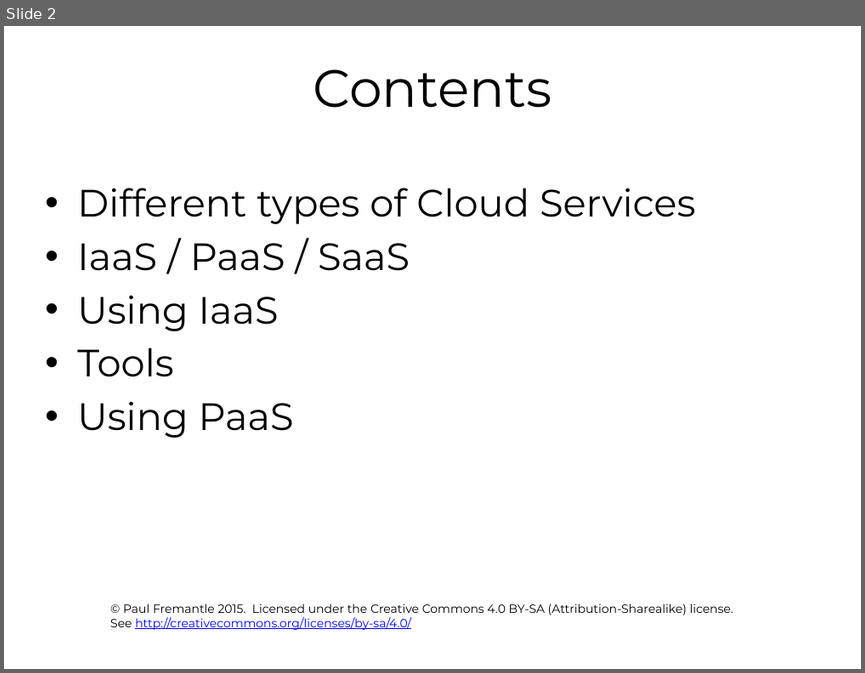
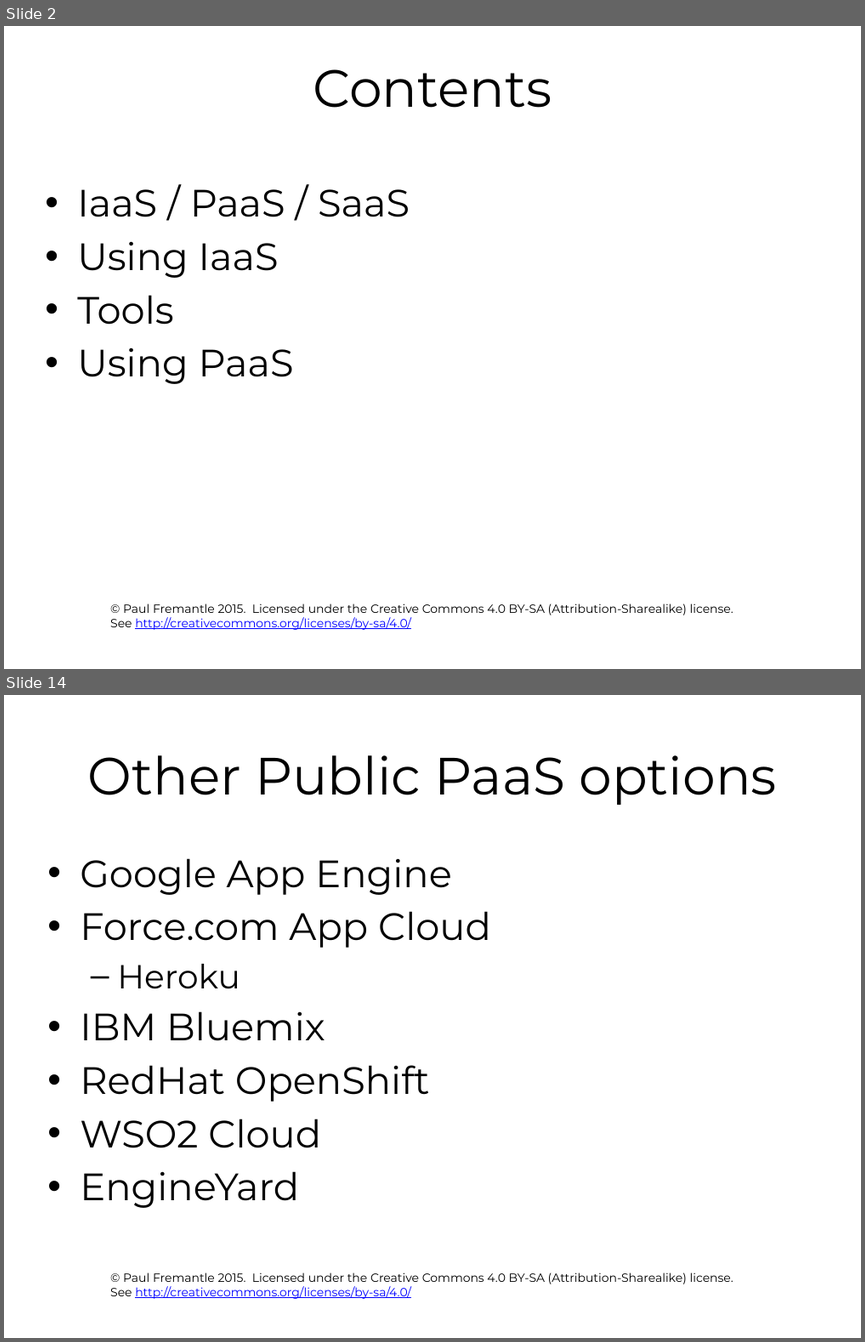
Before and after one commit to pzfreo/ox-clo, a slide deck: pres-source/02-using-cloud-services.pptx. Shown one above the other, each under a label of ours: slide 2 before the commit, slides 2 and 14 after it; the slides between them are not shown. The pictures are 865x673 and 865x1342 pixels, drawn with LibreOffice and Linux fonts; fonts in the diff are those of the drawing; background and template pictures are left out. Boxes give left, top, right and bottom in pixels: in the first picture for what was removed or moved away, otherwise in the second. Text is boxed around its words. In the diff, an @@ line names an element or a change of style, - is before the commit and + after.

```diff
--- a/pres-source/02-using-cloud-services.pptx
+++ b/pres-source/02-using-cloud-services.pptx
@@ slide 14 added at bbox=[4, 695, 861, 1338], background #FFFFFF; not listed: 1 template element that a slide beside it also shows @@
@@ title added at bbox=[87, 755, 777, 805], 44 pt, text #000000 @@
+Other Public PaaS options
@@ text added at bbox=[80, 858, 491, 1208], 32 pt, text #000000 @@
+• Google App Engine
+• Force.com App Cloud
+  – Heroku
+• IBM Bluemix
+• RedHat OpenShift
+• WSO2 Cloud
+• EngineYard
@@ slide 2 changed as well @@
@@ text at bbox=[77, 188, 695, 224]: paragraph removed @@
-• Different types of Cloud Services
```
Also in this commit, not shown: 18 other slides added, 1 slide removed.
